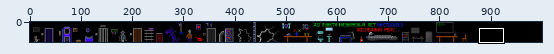
File history of a sprite sheet, gfx.png. The first picture is a wide view before the edit; the outline marks the close-up.
Close-up. Before the commit:
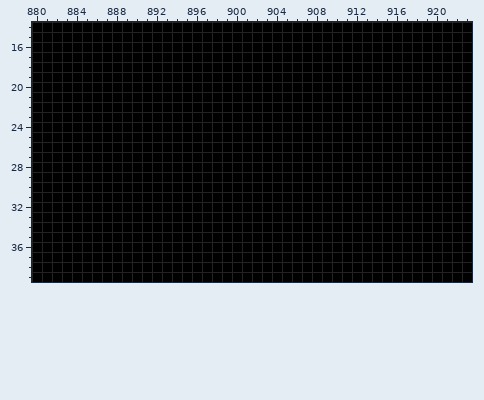
The file is 1000x40 pixels. Colours within 5 levels of each other are drawn and written as one. Shown: x 880..923, y 14..39. The commit also changed other parts of the picture, which this record leaves out.
And afterwards:
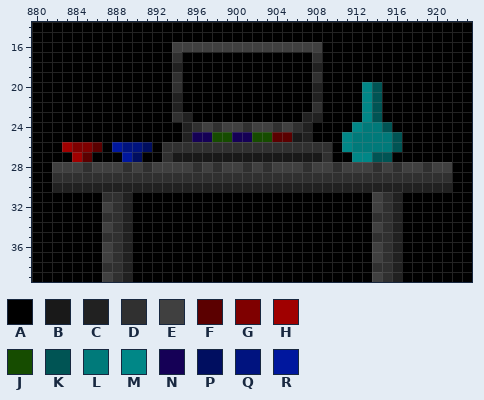
Palette (. is transparent): A #000000  B #191919  C #212121  D #303030  E #404040  F #5b0000  G #7f0000  H #a00000  J #164c00  K #005454  L #007a7a  M #008787  N #150056  P #000e60  Q #00137f  R #00179e
Change:
{"y":16,"x":894,"old":"AAAAAAAAAAAAAAA","new":"EEEEEEEEEEEEEEE"}
{"y":17,"x":894,"old":"A","new":"D"}
{"y":17,"x":908,"old":"A","new":"D"}
{"y":18,"x":894,"old":"A","new":"C"}
{"y":18,"x":908,"old":"A","new":"C"}
{"y":19,"x":894,"old":"A","new":"D"}
{"y":19,"x":908,"old":"A","new":"D"}
{"y":20,"x":894,"old":"A","new":"D"}
{"y":20,"x":908,"old":"A","new":"C"}
{"y":20,"x":913,"old":"AA","new":"MK"}
{"y":21,"x":894,"old":"A","new":"C"}
{"y":21,"x":908,"old":"A","new":"C"}
{"y":21,"x":913,"old":"AA","new":"MK"}
{"y":22,"x":894,"old":"A","new":"C"}
{"y":22,"x":908,"old":"A","new":"D"}
{"y":22,"x":913,"old":"AA","new":"MK"}
{"y":23,"x":894,"old":"AA","new":"DC"}
{"y":23,"x":907,"old":"AA","new":"CC"}
{"y":23,"x":913,"old":"AA","new":"MK"}
{"y":24,"x":895,"old":"AAAAAAAAAAAAA","new":"CDEDEEDEEDEDC"}
{"y":24,"x":912,"old":"AAAA","new":"MLLK"}
{"y":25,"x":895,"old":"AAAAAAAAAAAAA","new":"CNNJJNNJJFFBC"}
{"y":25,"x":911,"old":"AAAAAA","new":"MLLLLK"}
{"y":26,"x":883,"old":"AAAA","new":"HGGF"}
{"y":26,"x":888,"old":"AAAA","new":"RQQP"}
{"y":26,"x":893,"old":"AAAAAAAAAAAAAAAAA","new":"DDDDDDDDDDDDDDDDD"}
{"y":26,"x":911,"old":"AAAAAA","new":"MLLLLK"}
{"y":27,"x":884,"old":"AA","new":"HF"}
{"y":27,"x":889,"old":"AA","new":"RP"}
{"y":27,"x":893,"old":"AAAAAAAAAAAAAAAAA","new":"DBBBBBBBBBBBBBBBD"}
{"y":27,"x":912,"old":"AAAA","new":"MMKK"}
{"y":28,"x":882,"old":"AAAAAAAAAAAAAAAAAAAAAAAAAAAAAAAAAAAAAAAA","new":"EEEDEEEDEDEEEEDEDEEDEDEEEDEEDEEEDEDEEDEE"}
{"y":29,"x":882,"old":"AAAAAAAAAAAAAAAAAAAAAAAAAAAAAAAAAAAAAAAA","new":"DDDDDDDDDDDDDDDDDDDDDDDDDDDDDDDDDDDDDDDD"}
{"y":30,"x":882,"old":"AAAAAAAAAAAAAAAAAAAAAAAAAAAAAAAAAAAAAAAA","new":"CCCCCCCCCCCCCCCCCCCCCCCCCCCCCCCCCCCCCCCC"}
{"y":31,"x":887,"old":"AAA","new":"DDC"}
{"y":31,"x":914,"old":"AAA","new":"EDC"}
{"y":32,"x":887,"old":"AAA","new":"EDC"}
{"y":32,"x":914,"old":"AAA","new":"EDC"}
{"y":33,"x":887,"old":"AAA","new":"DDC"}
{"y":33,"x":914,"old":"AAA","new":"DDC"}
{"y":34,"x":887,"old":"AAA","new":"EDC"}
{"y":34,"x":914,"old":"AAA","new":"EDC"}
{"y":35,"x":887,"old":"AAA","new":"DDC"}
{"y":35,"x":914,"old":"AAA","new":"DDC"}
{"y":36,"x":887,"old":"AAA","new":"EDC"}
{"y":36,"x":914,"old":"AAA","new":"EDC"}
{"y":37,"x":887,"old":"AAA","new":"EDC"}
{"y":37,"x":914,"old":"AAA","new":"EDC"}
{"y":38,"x":887,"old":"AAA","new":"DDC"}
{"y":38,"x":914,"old":"AAA","new":"DDC"}
{"y":39,"x":887,"old":"AAA","new":"EDC"}
{"y":39,"x":914,"old":"AAA","new":"EDC"}
{"label":"changed","picture_box":[52,42,452,282]}
